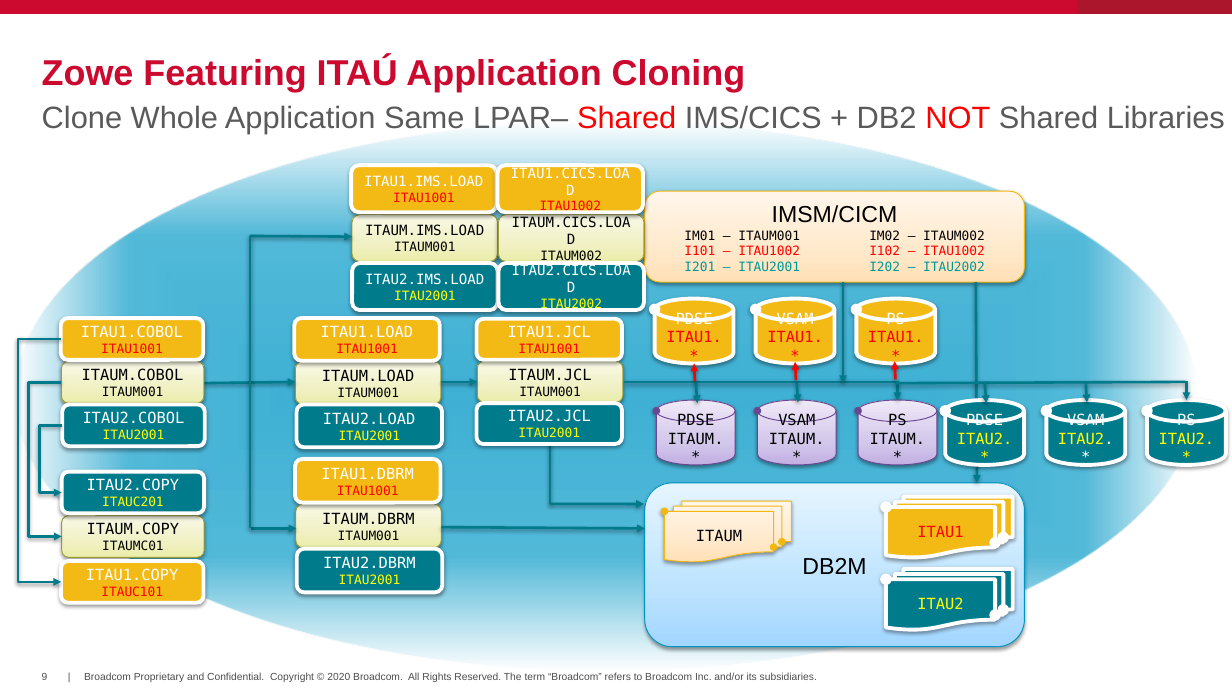
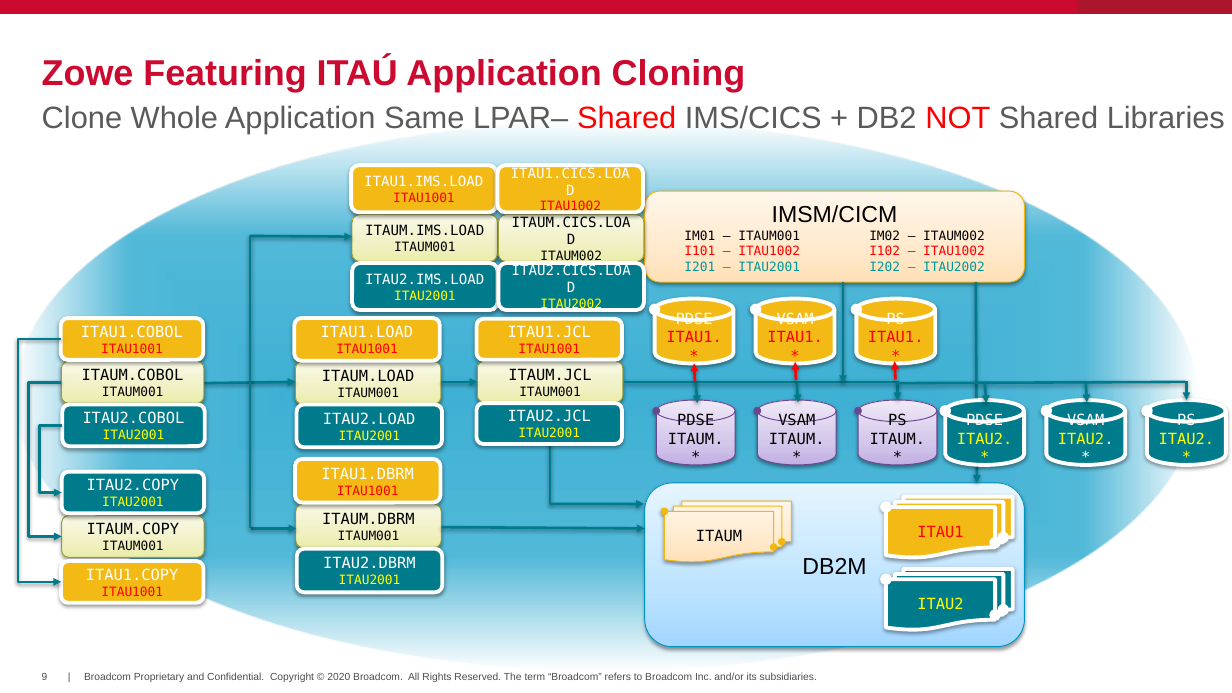
Before and after one commit to drb1972/ITAU, a slide deck: slide 9 of ITAU.pptx. Drawn at 1232x693 pixels with LibreOffice and Linux fonts; fonts in the diff are those of the drawing; background and template pictures are left out. Boxes give left, top, right and bottom in pixels: in the first picture for what was removed or moved away, otherwise in the second. Text is boxed around its words. In the diff, an @@ line names an element or a change of style, - is before the commit and + after.

```diff
--- a/ITAU.pptx
+++ b/ITAU.pptx
@@ text in rounded rectangle at <box>102,496,164,506</box>: text changed @@
-ITAUC201
+ITAU2001
@@ text in rounded rectangle at <box>102,540,164,550</box>: text changed @@
-ITAUMC01
+ITAUM001
@@ text in rounded rectangle at <box>101,586,163,596</box>: text changed @@
-ITAUC101
+ITAU1001
```
Also in this commit, not shown: 3 other slides changed, 5 other files.
